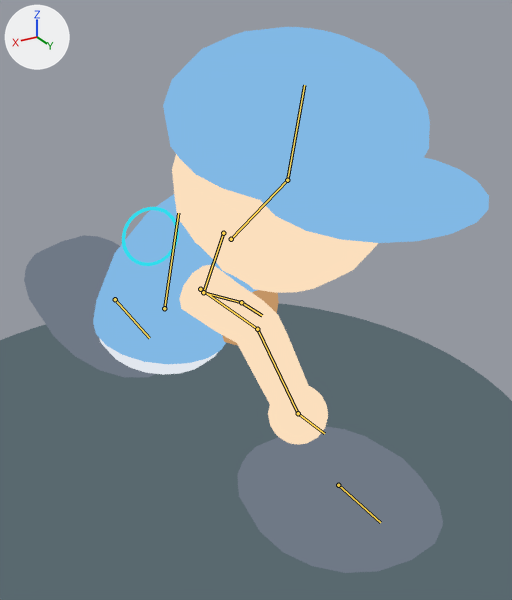
One commit to the Blender file pawapuro/batting/pitcher/pitcher.blend: the scene before it, then after it.
Camera for both pictures: a 50 mm camera at (1.63, 4.13, 2.54) aimed at (-0.25, 0.99, 0.97). Arrows for +X, +Y and +Z are at upper left; the lights stay in place. The picture after the commit comes second. Both versions are drawn at frame 105 of the action 'pitch_R'; the numbers are the values there. The bones that bend it are drawn over the model as lines.

Names of what the first picture shows: 'PitcherMesh', 'Support_AUTHORING_ONLY' and 1 more.
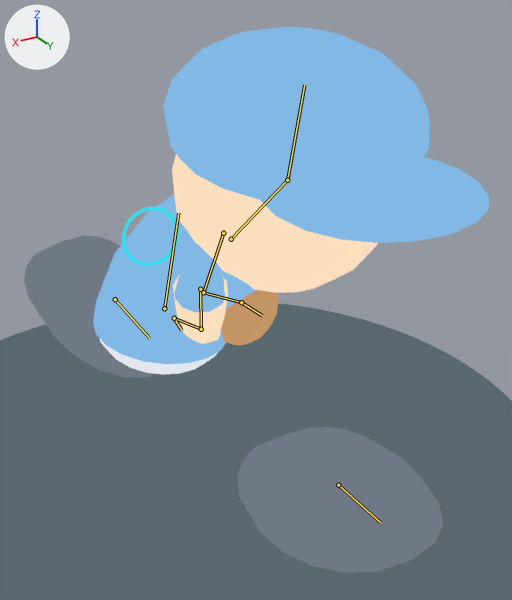
Commit message: Promote accepted throwing arm whip timing v1A

Location of each change, (x1, y1, x2, y2) in pixels of the pictures (512 x 600 px):
'PitcherMesh', posed
    both: (24, 27, 489, 573)
bone 'arm_R', root to tip
    before: (200, 289) to (257, 329)
    after: (200, 289) to (201, 329)
bone 'forearm_R', root to tip
    before: (257, 329) to (298, 413)
    after: (201, 329) to (174, 318)
bone 'hand_R', root to tip
    before: (298, 413) to (324, 433)
    after: (174, 318) to (181, 330)

The change, as a list of edits to the scene's bpy script:
```text
Change bone_arm_r:
    where bone_arm_r = bpy.data.objects['PitcherRig'].pose.bones['arm_R']  # child of 'chest'
    bone_arm_r.rotation_quaternion: (0.848, -0.3, 0.2, 0.388) -> (-0.009, 0.258, -0.24, 0.936)  # degrees (-26, 35, 41) -> degrees (-31, -29, -171)
Change bone_forearm_r:
    where bone_forearm_r = bpy.data.objects['PitcherRig'].pose.bones['forearm_R']  # child of 'arm_R'
    bone_forearm_r.rotation_quaternion: (0.97, -0.007, 0.193, -0.145) -> (0.618, 0.671, 0.042, -0.407)  # degrees (-4, 22, -18) -> degrees (83, 37, -34)
Change bone_hand_r:
    where bone_hand_r = bpy.data.objects['PitcherRig'].pose.bones['hand_R']  # child of 'forearm_R'
    bone_hand_r.rotation_quaternion: (0.678, 0.401, -0.124, -0.604) -> (-0.46, 0.043, -0.073, -0.884)  # degrees (47, 18, -75) -> degrees (5, 8, 125)
```
